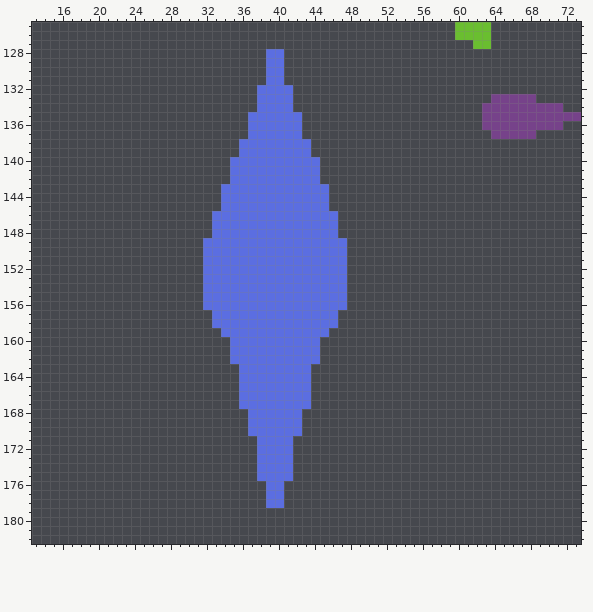
Pixel-art file -- res/atlas/tiles.aseprite. This is how it looked before the edit.
256x256 pixels, 1 frame. Pixels under 10% opacity are left out. Colours within 5 levels of each other are drawn and written as one. Shown: x 13..73, y 125..182.
New version:
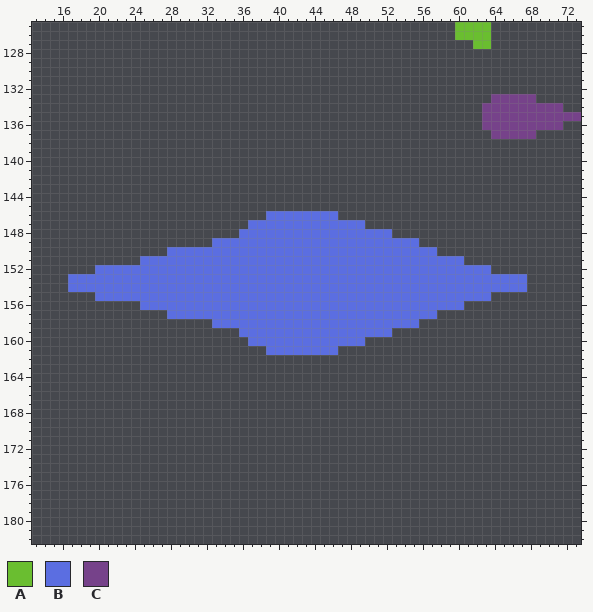
Palette (. is transparent): A #6abe30  B #5b6ee1  C #76428a
Changes in this commit:
Colour B now appears in row 147 at x 47 to 49; in row 148 at x 47 to 52; in row 149 at x 48 to 55; in row 150 at x 28 to 31 and 48 to 57; in row 151 at x 25 to 31 and 48 to 60; in row 152 at x 20 to 31 and 48 to 63.
Colour B now appears in rows 153 to 154 at x 17 to 31 and 48 to 67; in row 155 at x 20 to 31 and 48 to 63; in row 156 at x 25 to 31 and 48 to 60; in row 157 at x 28 to 32 and 47 to 57; in row 158 at x 47 to 55; in row 159 at x 46 to 52.
Colour B now appears in row 160 at x 45 to 49; in row 161 at x 45 to 46.
The edit erases colour B in rows 128 to 131 at x 39 to 40; in rows 132 to 134 at x 38 to 41; in rows 135 to 137 at x 37 to 42; in rows 138 to 139 at x 36 to 43; in rows 140 to 142 at x 35 to 44; in rows 143 to 145 at x 34 to 45.
The edit erases colour B in row 146 at x 33 to 38; in row 147 at x 33 to 36; in row 148 at x 33 to 35; in row 149 at x 32; in row 159 at x 34 to 35; in row 160 at x 35 to 36.
The edit erases colour B in row 161 at x 35 to 38; in row 162 at x 35 to 44; in rows 163 to 167 at x 36 to 43; in rows 168 to 170 at x 37 to 42; in rows 171 to 175 at x 38 to 41; in rows 176 to 178 at x 39 to 40.
Pixel boxes of the changes (left, top, right, bottom) in both pictures:
changed: (68, 49, 527, 508)
